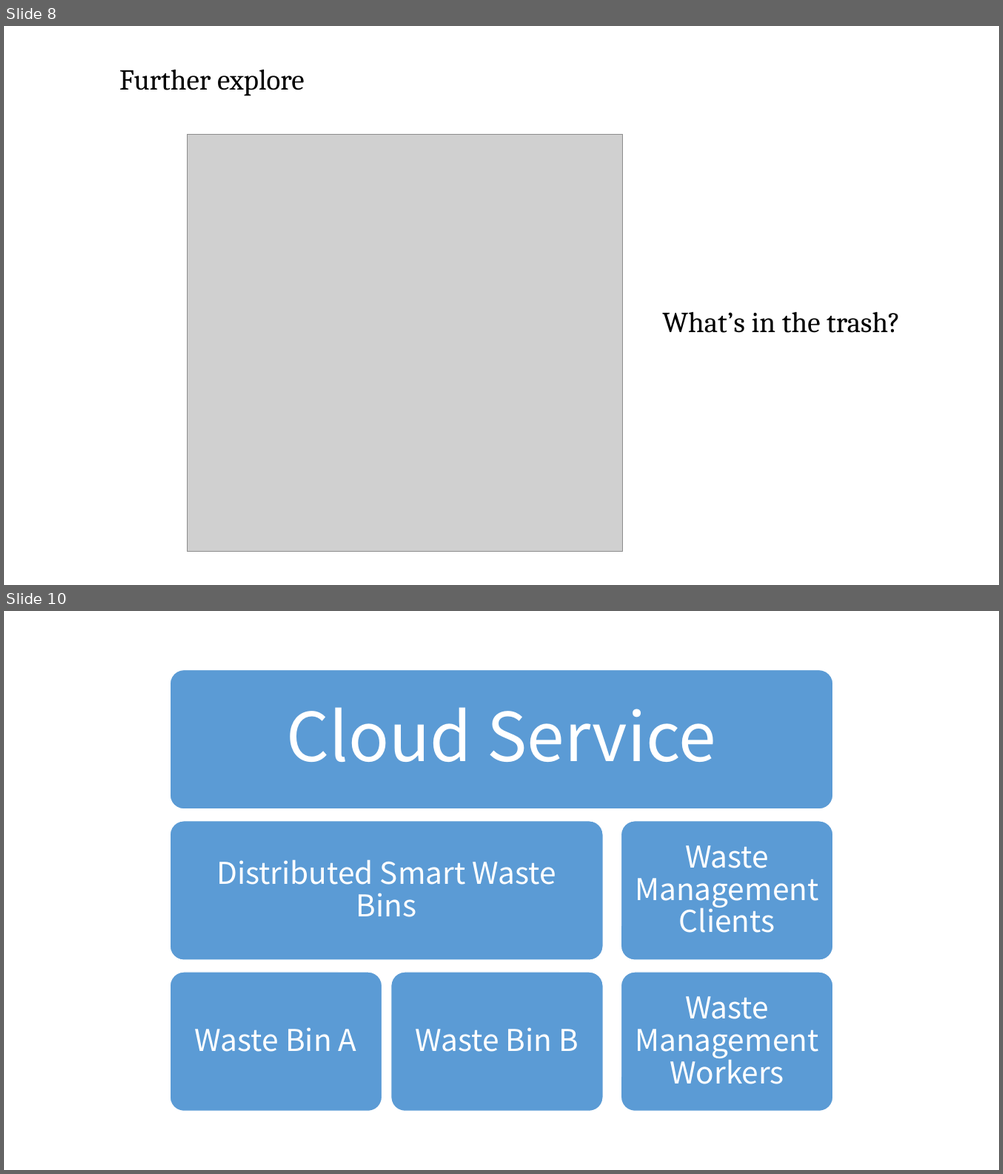
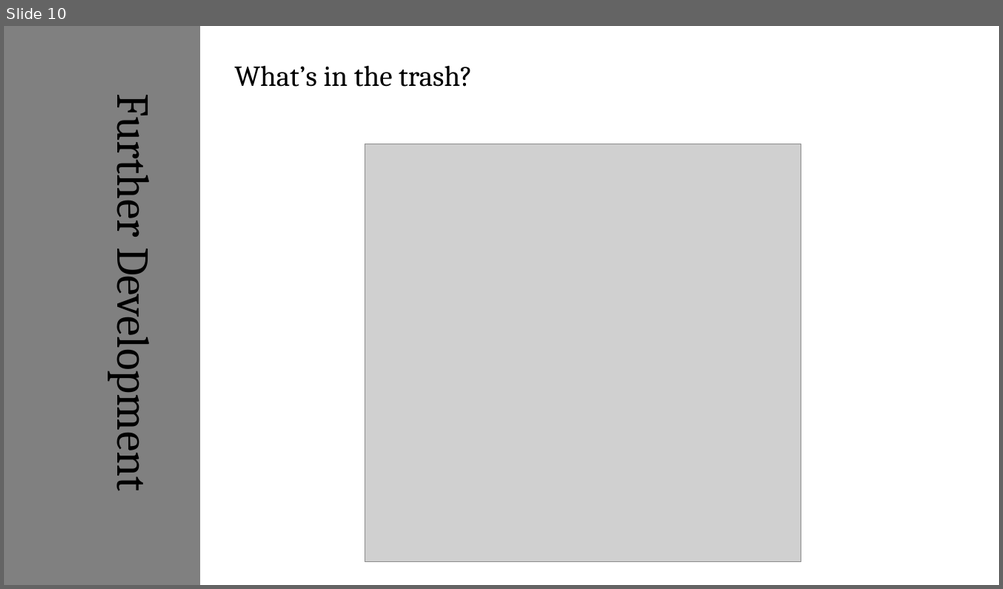
Before and after one commit to maverick117/hackathon2016, a slide deck: Smart Distributed waste management system.pptx. Shown one above the other, each under a label of ours: slides 8 and 10 before the commit, slide 10 after it; the slides between them are not shown. The pictures are 1003x1174 and 1003x589 pixels, drawn with LibreOffice and Linux fonts; fonts in the diff are those of the drawing; grey boxes stand for pictures. Boxes give left, top, right and bottom in pixels: in the first picture for what was removed or moved away, otherwise in the second. Text is boxed around its words. In the diff, an @@ line names an element or a change of style, - is before the commit and + after.

```diff
--- a/Smart Distributed waste management system.pptx
+++ b/Smart Distributed waste management system.pptx
@@ slide 10 removed at (4,611,999,1170), background #FFFFFF @@
@@ group removed at (170,670,833,1112): 6 rounded rectangles, 6 texts @@
-Cloud Service
-Distributed Smart Waste Bins
-Waste Bin A
-Waste Bin B
-Waste Management Clients
-Waste Management Workers
@@ what was slide 8 is now slide 10 @@
@@ slide 10 changed as well @@
@@ rectangle added at (4,26,202,585), fill #808080, outline #FFFFFF 1.5 pt @@
@@ text removed at (119,69,304,96) @@
-Further explore
@@ text "What’s in the trash?": place and size @@
-text "What’s in the trash?" at (662,312,900,333)
+text "What’s in the trash?" at (234,65,472,87)
@@ text added at (106,108,165,483), 44 pt, text #000000 @@
+Further Development
@@ picture: place and size @@
-picture at (187,134,623,552)
+picture at (365,144,801,562)
```
Also in this commit, not shown: 3 other slides changed, 7 slides added, 6 other slides removed.
